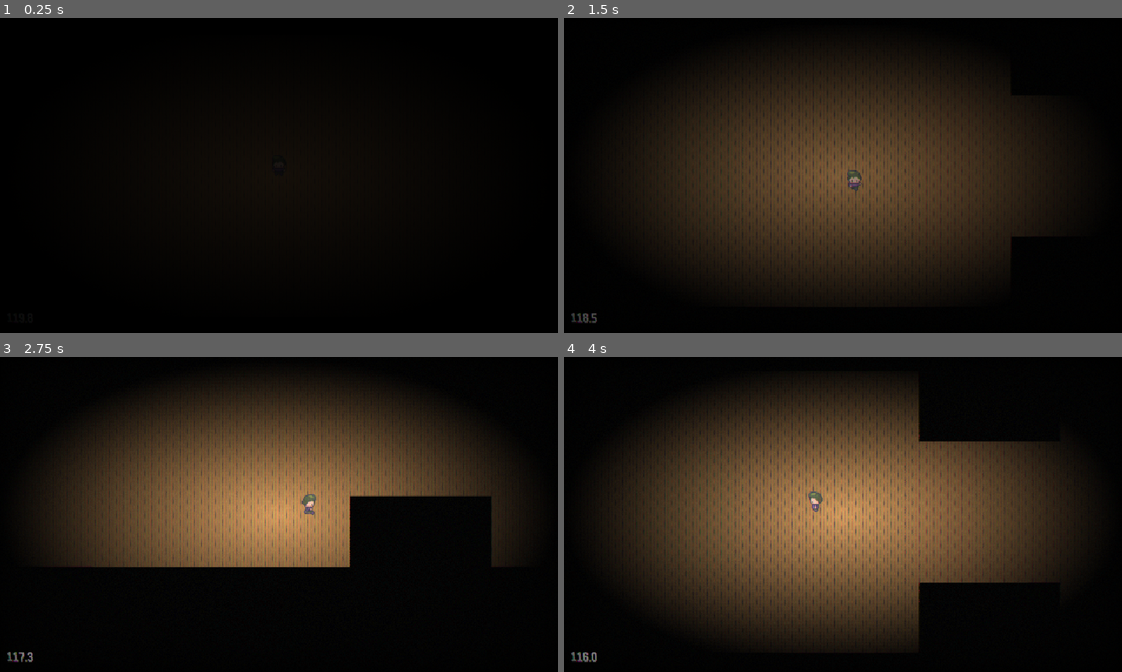
Above: before the commit, frames 1-4 (two rows, left to right).
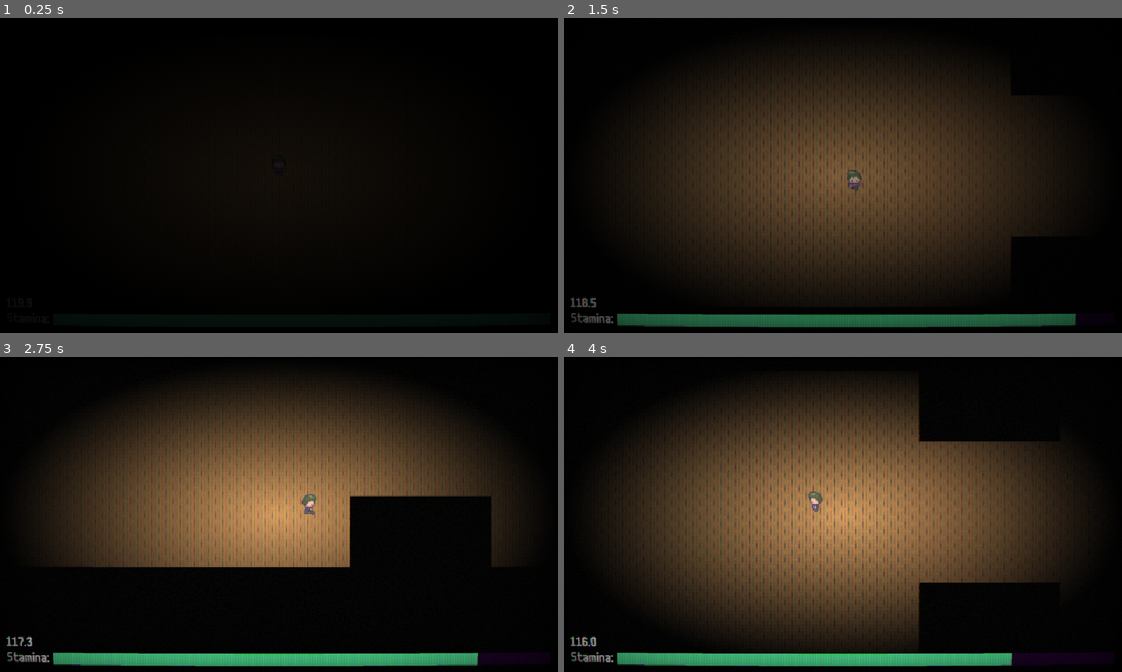
Above: after the commit, the same moments.

Repository: juliohq/dark-house-lucas_kernan
Game: Godot game, scene res://levels/house.tscn
The game is run twice, just before and just after one commit, with the same random seed, the same clock (stepped at 60 frames per second) and the same inputs.
Inputs:
- Up to frame 1 (0.25 s): no input
- Up to frame 2 (1.5 s): hold D (right) 0.53-1.28 s; hold Shift (run) 0.53-1.28 s; hold S (down) from 1.28 s (still down); tap Shift (run) at 1.35 s
- Up to frame 3 (2.75 s): release S (down) at 2.03 s; hold D (right) from 2.03 s (still down); hold Shift (run) from 2.03 s (still down)
- Up to frame 4 (4 s): release D (right) at 2.78 s; release Shift (run) at 2.78 s; hold W (up) 2.78-3.53 s; tap Shift (run) at 2.85 s; hold A (left) from 3.53 s (still down); hold Shift (run) from 3.53 s (still down)

The runs differ from the first frame. In frame 2, 3.6% of the frame differs, in the area x 1-92%, y 88-99%; in frame 3, 3.5%; in frame 4, 3.4%.

Commit message:
Add stamina bar

Diff:
--- a/autoloads/events.gd
+++ b/autoloads/events.gd
@@ -1,6 +1,8 @@
 extends Node
 
 
+## Emitted when the stamina has changed.
+signal stamina_changed(stamina)
 ## Emitted when the game is paused.
 signal game_paused()
 ## Emitted when the game is resumed.
--- a/characters/character.gd
+++ b/characters/character.gd
@@ -4,6 +4,8 @@
 ## How fast the character will move around.
 const MOVEMENT_SPEED := 128
 const RUN_SPEED := 192
+const STAMINA := 10.0
+const STAMINA_RECOVER := 3.0
 
 @export var animator: AnimationPlayer
 
@@ -11,14 +13,27 @@
 var direction := Vector2()
 ## The direction the character is facing to.
 var facing := Vector2.DOWN
+## The amount of stamina left.
+var stamina := STAMINA
+## The timer that controls when stamina should recover.
+var stamina_recover := STAMINA_RECOVER
 
 
-func _physics_process(_delta: float) -> void:
+func _physics_process(delta: float) -> void:
 	# Process character movement
-	if Input.is_action_pressed(&"run"):
+	if Input.is_action_pressed(&"run") and stamina > 0.0:
 		velocity = direction * RUN_SPEED
+		stamina -= delta
+		stamina_recover = STAMINA_RECOVER
 	else:
 		velocity = direction * MOVEMENT_SPEED
+
+		if stamina_recover > 0.0:
+			stamina_recover -= delta
+		else:
+			stamina += delta
+
+	Events.stamina_changed.emit(stamina / STAMINA)
 
 	# Set facing direction
 	if direction:
--- /dev/null
+++ b/ui/theme/stamina_bg.tres
@@ -0,0 +1,4 @@
+[gd_resource type="StyleBoxFlat" format=3 uid="uid://cm6xg5stk2lw5"]
+
+[resource]
+bg_color = Color(0.11372549, 0, 0.16078432, 1)
--- /dev/null
+++ b/ui/theme/stamina_fg.tres
@@ -0,0 +1,4 @@
+[gd_resource type="StyleBoxFlat" format=3 uid="uid://gljl3p87jr4r"]
+
+[resource]
+bg_color = Color(0.31764707, 0.92156863, 0.6, 1)
--- a/ui/ui.gd
+++ b/ui/ui.gd
@@ -7,6 +7,7 @@
 
 
 func _ready() -> void:
+	Events.stamina_changed.connect(_stamina_changed)
 	Events.game_finished.connect(_game_finished)
 	Events.game_over.connect(_game_over)
 
@@ -27,6 +28,10 @@
 		add_child(preload("res://ui/pause.tscn").instantiate())
 
 
+func _stamina_changed(stamina: float) -> void:
+	%StaminaBar.value = stamina
+
+
 func _game_finished() -> void:
 	add_child(preload("res://ui/game_over.tscn").instantiate())
 
--- a/ui/ui.tscn
+++ b/ui/ui.tscn
@@ -1,8 +1,10 @@
-[gd_scene load_steps=5 format=3 uid="uid://dsl842cl3a2qr"]
+[gd_scene load_steps=7 format=3 uid="uid://dsl842cl3a2qr"]
 
 [ext_resource type="Script" uid="uid://s3gfwoj0f7f2" path="res://ui/ui.gd" id="1_8q4px"]
 [ext_resource type="Theme" uid="uid://cm0anid37hw1i" path="res://ui/theme/theme.tres" id="2_qoaob"]
+[ext_resource type="StyleBox" uid="uid://cm6xg5stk2lw5" path="res://ui/theme/stamina_bg.tres" id="3_tf0e0"]
 [ext_resource type="PackedScene" uid="uid://rkhyu6n3h5h0" path="res://ui/fade.tscn" id="3_wl5ax"]
+[ext_resource type="StyleBox" uid="uid://gljl3p87jr4r" path="res://ui/theme/stamina_fg.tres" id="4_obcwv"]
 [ext_resource type="PackedScene" uid="uid://crjsnynb2bnen" path="res://ui/crt.tscn" id="4_vkava"]
 
 [node name="UI" type="CanvasLayer"]
@@ -31,11 +33,34 @@
 theme_override_constants/margin_right = 8
 theme_override_constants/margin_bottom = 8
 
-[node name="TimeLeft" type="Label" parent="Main/Margin"]
+[node name="VBox" type="VBoxContainer" parent="Main/Margin"]
+layout_mode = 2
+
+[node name="Spacer" type="Control" parent="Main/Margin/VBox"]
+layout_mode = 2
+size_flags_vertical = 3
+
+[node name="TimeLeft" type="Label" parent="Main/Margin/VBox"]
 unique_name_in_owner = true
 layout_mode = 2
 size_flags_horizontal = 0
-size_flags_vertical = 8
+
+[node name="HBox" type="HBoxContainer" parent="Main/Margin/VBox"]
+layout_mode = 2
+
+[node name="Stamina" type="Label" parent="Main/Margin/VBox/HBox"]
+layout_mode = 2
+text = "Stamina:"
+
+[node name="StaminaBar" type="ProgressBar" parent="Main/Margin/VBox/HBox"]
+unique_name_in_owner = true
+layout_mode = 2
+size_flags_horizontal = 3
+size_flags_vertical = 1
+theme_override_styles/background = ExtResource("3_tf0e0")
+theme_override_styles/fill = ExtResource("4_obcwv")
+max_value = 1.0
+show_percentage = false
 
 [node name="CRT" parent="." instance=ExtResource("4_vkava")]
 
